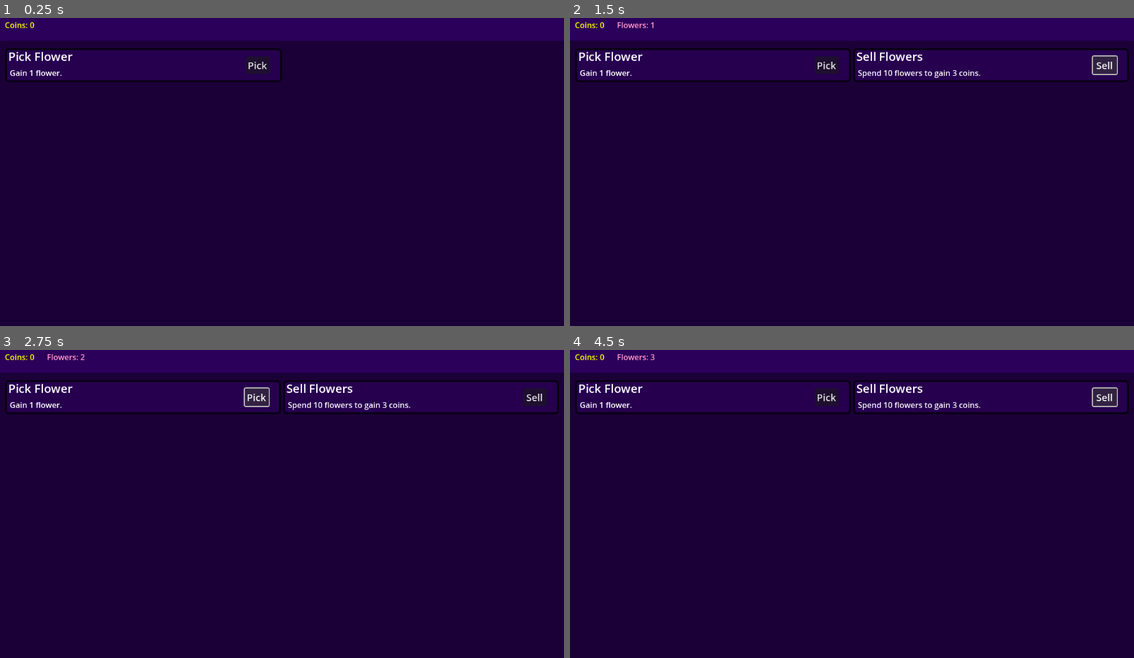
Above: before the commit, frames 1-4 (two rows, left to right).
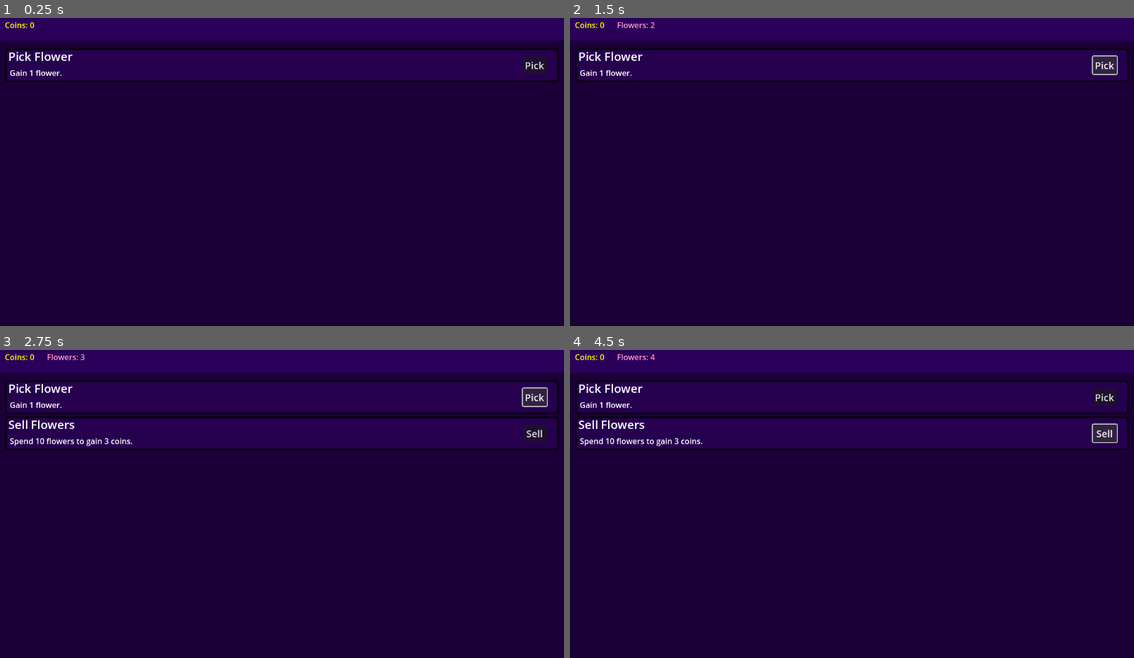
Above: after the commit, the same moments.

Repository: CattacoCattaco/Capitalism-Idle
Game: Godot game, scene res://game/game.tscn
Same seed, same stepped clock (60 frames per second), same inputs: the game is played once before the commit and once after it.
Inputs:
- Up to frame 1 (0.25 s): no input
- Up to frame 2 (1.5 s): click "Pick" at 0.5 s; click "Sell" (after the commit: "Pick") at 1.25 s
- Up to frame 3 (2.75 s): click "Pick" at 2 s
- Up to frame 4 (4.5 s): click "Sell" at 2.75 s; click "Pick" at 3.5 s; click "Sell" at 4.25 s

The runs differ from the first frame. In frame 1, 0.8% of the frame differs, in the area x 43-100%, y 9-21%; in frame 2, 0.8%; in frame 3, 2.6%; in frame 4, 2.8%, in the area x 0-100%, y 1-33%.

Commit message:
Add worker system
You can hire employees. Pickers pick flowers automatically and flower sellers sell the flowers automatically. Pickers and flower sellers slowly become disorganized over time. Managers reduce disorganization.

Diff:
--- /dev/null
+++ b/game/actions/action_data/hire_flower_seller.tres
@@ -0,0 +1,21 @@
+[gd_resource type="Resource" script_class="ActionData" load_steps=4 format=3 uid="uid://ba5lxq6fyxsk2"]
+
+[ext_resource type="Script" uid="uid://00q3eopp00vt" path="res://game/actions/action_data/action_data.gd" id="1_sd1h6"]
+[ext_resource type="Script" uid="uid://bxyx1pkugg68a" path="res://game/actions/action_data/unlock_condition/resource_unlock.gd" id="2_rs31a"]
+
+[sub_resource type="Resource" id="Resource_m3eto"]
+script = ExtResource("2_rs31a")
+stat = 2
+req = 15
+metadata/_custom_type_script = "uid://bxyx1pkugg68a"
+
+[resource]
+script = ExtResource("1_sd1h6")
+name = "Hire Flower Seller"
+description = "Hire a flower seller who sells 10 flowers per second and costs 15 coins per minute."
+button_text = "Hire"
+stat_changes = Dictionary[int, int]({
+3: 1
+})
+unlock_condition = SubResource("Resource_m3eto")
+metadata/_custom_type_script = "uid://00q3eopp00vt"
--- /dev/null
+++ b/game/actions/action_data/hire_manager.tres
@@ -0,0 +1,21 @@
+[gd_resource type="Resource" script_class="ActionData" load_steps=4 format=3 uid="uid://dgsej2j4b0npx"]
+
+[ext_resource type="Script" uid="uid://00q3eopp00vt" path="res://game/actions/action_data/action_data.gd" id="1_t40m7"]
+[ext_resource type="Script" uid="uid://bxyx1pkugg68a" path="res://game/actions/action_data/unlock_condition/resource_unlock.gd" id="2_enpi5"]
+
+[sub_resource type="Resource" id="Resource_m3eto"]
+script = ExtResource("2_enpi5")
+stat = 4
+req = 50
+metadata/_custom_type_script = "uid://bxyx1pkugg68a"
+
+[resource]
+script = ExtResource("1_t40m7")
+name = "Hire Manager"
+description = "Hire a manager who reduces disorganization but costs 30 coins per minute."
+button_text = "Hire"
+stat_changes = Dictionary[int, int]({
+5: 1
+})
+unlock_condition = SubResource("Resource_m3eto")
+metadata/_custom_type_script = "uid://00q3eopp00vt"
--- /dev/null
+++ b/game/actions/action_data/hire_picker.tres
@@ -0,0 +1,20 @@
+[gd_resource type="Resource" script_class="ActionData" load_steps=4 format=3 uid="uid://bkhkh5g7gsl5d"]
+
+[ext_resource type="Script" uid="uid://00q3eopp00vt" path="res://game/actions/action_data/action_data.gd" id="1_edsrn"]
+[ext_resource type="Script" uid="uid://bxyx1pkugg68a" path="res://game/actions/action_data/unlock_condition/resource_unlock.gd" id="2_fbd8v"]
+
+[sub_resource type="Resource" id="Resource_m3eto"]
+script = ExtResource("2_fbd8v")
+req = 10
+metadata/_custom_type_script = "uid://bxyx1pkugg68a"
+
+[resource]
+script = ExtResource("1_edsrn")
+name = "Hire Picker"
+description = "Hire a flower picker who picks 1 flower per second and costs 12 coins per minute."
+button_text = "Hire"
+stat_changes = Dictionary[int, int]({
+2: 1
+})
+unlock_condition = SubResource("Resource_m3eto")
+metadata/_custom_type_script = "uid://00q3eopp00vt"
--- a/game/actions/action_data/unlock_condition/resource_unlock.gd
+++ b/game/actions/action_data/unlock_condition/resource_unlock.gd
@@ -18,11 +18,11 @@
 
 	match type:
 		ReqType.MIN:
-			if value <= req:
+			if value >= req:
 				stats_manager._stat_changed.disconnect(_on_stat_update)
 				_unlock()
 		ReqType.MAX:
-			if value >= req:
+			if value <= req:
 				stats_manager._stat_changed.disconnect(_on_stat_update)
 				_unlock()
 		ReqType.EXACT:
--- a/game/game.tscn
+++ b/game/game.tscn
@@ -1,10 +1,13 @@
-[gd_scene load_steps=6 format=3 uid="uid://ydpgol2gytv3"]
+[gd_scene load_steps=9 format=3 uid="uid://ydpgol2gytv3"]
 
 [ext_resource type="Script" uid="uid://dh10rkjj2a5mn" path="res://game/game.gd" id="1_l1rk1"]
 [ext_resource type="Script" uid="uid://00q3eopp00vt" path="res://game/actions/action_data/action_data.gd" id="2_4fuuu"]
 [ext_resource type="Script" uid="uid://cgls1mgsvfdl0" path="res://game/stats/stats_manager.gd" id="2_vasa2"]
 [ext_resource type="Resource" uid="uid://cxlvprt4ouucj" path="res://game/actions/action_data/pick_flower.tres" id="3_dxrkv"]
 [ext_resource type="Resource" uid="uid://cj0063f10uuap" path="res://game/actions/action_data/sell_flowers.tres" id="4_dxrkv"]
+[ext_resource type="Resource" uid="uid://bkhkh5g7gsl5d" path="res://game/actions/action_data/hire_picker.tres" id="5_dakft"]
+[ext_resource type="Resource" uid="uid://ba5lxq6fyxsk2" path="res://game/actions/action_data/hire_flower_seller.tres" id="6_u5opy"]
+[ext_resource type="Resource" uid="uid://dgsej2j4b0npx" path="res://game/actions/action_data/hire_manager.tres" id="7_y36n6"]
 
 [node name="Game" type="Control" node_paths=PackedStringArray("value_display_row", "actions_grid", "stats_manager")]
 layout_mode = 3
@@ -17,7 +20,7 @@
 value_display_row = NodePath("VBoxContainer/ColorRect/ScrollContainer/ValueDisplayRow")
 actions_grid = NodePath("VBoxContainer/ColorRect2/ScrollContainer/ActionsGrid")
 stats_manager = NodePath("StatsManager")
-action_data = Array[ExtResource("2_4fuuu")]([ExtResource("3_dxrkv"), ExtResource("4_dxrkv")])
+action_data = Array[ExtResource("2_4fuuu")]([ExtResource("3_dxrkv"), ExtResource("4_dxrkv"), ExtResource("5_dakft"), ExtResource("6_u5opy"), ExtResource("7_y36n6")])
 
 [node name="VBoxContainer" type="VBoxContainer" parent="."]
 layout_mode = 1
@@ -76,7 +79,15 @@
 size_flags_horizontal = 3
 size_flags_vertical = 3
 size_flags_stretch_ratio = 9.0
-columns = 2
 
-[node name="StatsManager" type="Node" parent="."]
+[node name="StatsManager" type="Node" parent="." node_paths=PackedStringArray("work_timer", "wage_timer")]
 script = ExtResource("2_vasa2")
+work_timer = NodePath("WorkTimer")
+wage_timer = NodePath("WageTimer")
+
+[node name="WorkTimer" type="Timer" parent="StatsManager"]
+autostart = true
+
+[node name="WageTimer" type="Timer" parent="StatsManager"]
+wait_time = 60.0
+autostart = true
--- a/game/stats/stats_manager.gd
+++ b/game/stats/stats_manager.gd
@@ -8,20 +8,39 @@
 enum Stat {
 	COINS,
 	FLOWERS,
+	PICKERS,
+	FLOWER_SELLERS,
+	DISORGANIZATION,
+	MANAGERS,
 	STAT_COUNT ## Not a real stat but tells how many stats there are
 }
 
 const STAT_NAMES: Array[String] = [
 	"Coins",
 	"Flowers",
+	"Pickers",
+	"Flower Sellers",
+	"Disorganization",
+	"Managers",
 ]
 
 const STAT_COLORS: Array[Color] = [
 	Color(1, 1, 0),
 	Color(1, 0.6, 0.8),
+	Color(0, 1, 0.5),
+	Color(0.8, 1, 0),
+	Color(1, 0.3, 0.1),
+	Color(0, 0.8, 1),
 ]
 
+@export var work_timer: Timer
+@export var wage_timer: Timer
+
 var stats: Array[int] = [
+	0,
+	0,
+	0,
+	0,
 	0,
 	0,
 ]
@@ -29,7 +48,61 @@
 var stat_visibility: Array[bool] = [
 	true,
 	false,
+	false,
+	false,
+	false,
+	false,
 ]
+
+
+func _ready() -> void:
+	work_timer.timeout.connect(_calc_work)
+	wage_timer.timeout.connect(_calc_wages)
+
+
+func _calc_work() -> void:
+	for i in range(stats[Stat.PICKERS]):
+		if randf() < stats[Stat.DISORGANIZATION] / 1000.0:
+			continue
+
+		change_stat(Stat.FLOWERS, 1)
+
+	for i in range(stats[Stat.FLOWER_SELLERS]):
+		if randf() < stats[Stat.DISORGANIZATION] / 1000.0:
+			continue
+
+		_try_action_stat_changes(preload("res://game/actions/action_data/sell_flowers.tres"))
+
+	if _get_employee_count(0) > 10 * (_get_employee_count(1) + 1):
+		var imbalance: int = floori(_get_employee_count(0) / 10.0) - _get_employee_count(1)
+		change_stat(Stat.DISORGANIZATION, imbalance)
+	elif stats[Stat.DISORGANIZATION] > 0:
+		change_stat(Stat.DISORGANIZATION, -1)
+
+
+func _calc_wages() -> void:
+	while stats[Stat.COINS] < 30 * stats[Stat.MANAGERS]:
+		change_stat(Stat.MANAGERS, -1)
+	change_stat(Stat.COINS, -30 * stats[Stat.MANAGERS])
+
+	while stats[Stat.COINS] < 12 * stats[Stat.PICKERS]:
+		change_stat(Stat.PICKERS, -1)
+	change_stat(Stat.COINS, -12 * stats[Stat.PICKERS])
+
+	while stats[Stat.COINS] < 15 * stats[Stat.FLOWER_SELLERS]:
+		change_stat(Stat.FLOWER_SELLERS, -1)
+	change_stat(Stat.COINS, -15 * stats[Stat.FLOWER_SELLERS])
+
+
+func _get_employee_count(tier: int) -> int:
+	match tier:
+		0:
+			return (stats[Stat.PICKERS]
+					+ stats[Stat.FLOWER_SELLERS])
+		1:
+			return (stats[Stat.MANAGERS])
+
+	return 0
 
 
 func _try_action_stat_changes(action: ActionData) -> void:
